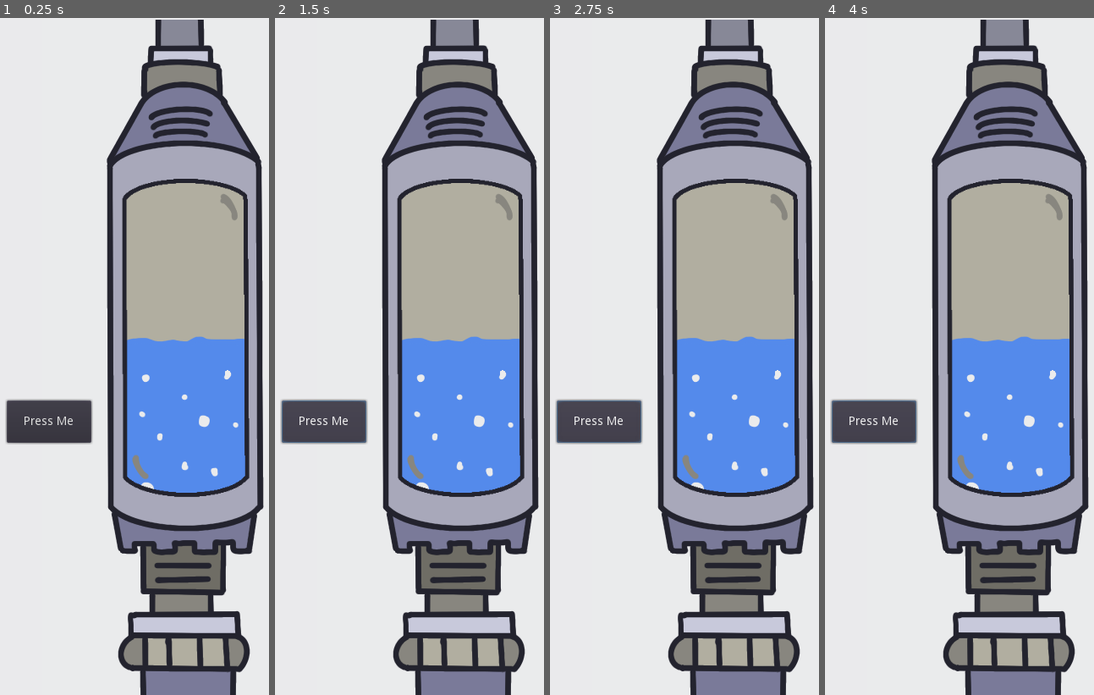
Above: before the commit, frames 1-4 (left to right).
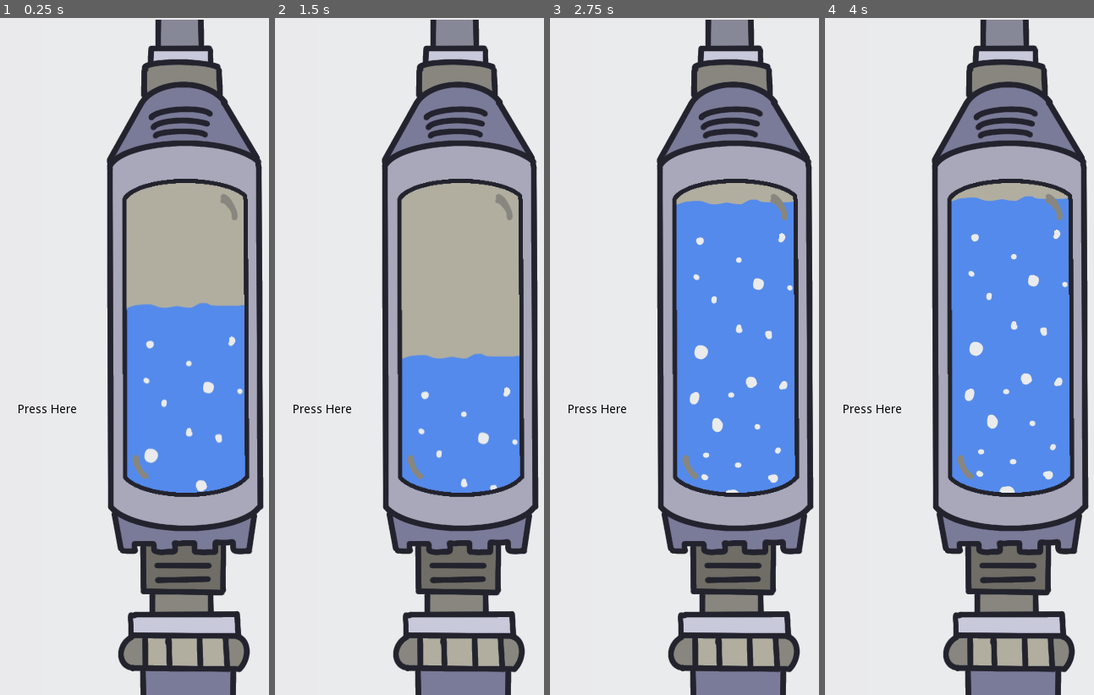
Above: after the commit, the same moments.

Repository: esburch/coolant-stabilizer
Game: Godot game, scene res://main.tscn
The game is run twice, just before and just after one commit, with the same random seed, the same clock (stepped at 60 frames per second) and the same inputs.
Inputs (mouse positions are in pixels of both pictures, inside the frame that each line leads up to):
- Up to frame 1 (0.25 s): no input
- Up to frame 2 (1.5 s): click (323, 424) at 0.5 s, where only the run before the commit has a clickable "Press Me"; tap Enter at 1.25 s; hold W (Up, bound only after the commit) from 1.28 s (still down)
- Up to frame 3 (2.75 s): keep holding W (Up, bound only after the commit); tap Enter at 2 s
- Up to frame 4 (4 s): keep holding W (Up, bound only after the commit); tap Enter at 2.75, 3.5 s

The runs differ from the first frame. In frame 1, 5.0% of the frame differs, in the area x 1-91%, y 42-70%; in frame 2, 3.8%; in frame 3, 12%; in frame 4, 12%, in the area x 1-91%, y 26-71%.

Commit message:
Add initial gameplay

Diff:
--- /dev/null
+++ b/Coolant.gd
@@ -0,0 +1,19 @@
+extends KinematicBody2D
+
+const VELOCITY: float = -15.0
+var velocity = Vector2.ZERO
+
+var gravity = ProjectSettings.get_setting("physics/2d/default_gravity")
+var top_bounds
+var bot_bounds
+
+func _physics_process(delta):
+	if not is_on_floor():
+		velocity.y += gravity * delta
+
+	if Input.is_action_pressed("Up"):
+		velocity.y += VELOCITY
+
+	var collision = move_and_collide(velocity * delta)
+	if collision:
+		velocity = velocity.bounce(collision.get_normal()) * 0.4
--- /dev/null
+++ b/Coolant.tscn
@@ -0,0 +1,22 @@
+[gd_scene load_steps=4 format=2]
+
+[ext_resource path="res://Coolant.gd" type="Script" id=1]
+[ext_resource path="res://art/Untitled_Artwork-2.png" type="Texture" id=2]
+
+[sub_resource type="RectangleShape2D" id=1]
+extents = Vector2( 81, 22.5 )
+
+[node name="Coolant" type="KinematicBody2D"]
+position = Vector2( 88, 84 )
+script = ExtResource( 1 )
+__meta__ = {
+"_edit_group_": true
+}
+
+[node name="Sprite" type="Sprite" parent="."]
+physics_interpolation_mode = 2
+texture = ExtResource( 2 )
+
+[node name="CollisionShape2D" type="CollisionShape2D" parent="."]
+position = Vector2( -8, -93.5 )
+shape = SubResource( 1 )
--- a/main.gd
+++ b/main.gd
@@ -1,5 +1,4 @@
-extends Control
-
+extends Node2D
 
 # Declare member variables here. Examples:
 # var a = 2
@@ -14,7 +13,3 @@
 # Called every frame. 'delta' is the elapsed time since the previous frame.
 #func _process(delta):
 #	pass
-
-
-func _on_Button_button_down():
-	pass # Replace with function body.
--- a/main.tscn
+++ b/main.tscn
@@ -1,13 +1,16 @@
-[gd_scene load_steps=5 format=2]
+[gd_scene load_steps=7 format=2]
 
 [ext_resource path="res://main.gd" type="Script" id=1]
 [ext_resource path="res://art/Untitled_Artwork-3.png" type="Texture" id=2]
 [ext_resource path="res://art/Untitled_Artwork-1.png" type="Texture" id=3]
-[ext_resource path="res://art/Untitled_Artwork-2.png" type="Texture" id=4]
+[ext_resource path="res://Coolant.tscn" type="PackedScene" id=4]
 
-[node name="Control" type="Control"]
-anchor_right = 1.0
-anchor_bottom = 1.0
+[sub_resource type="RectangleShape2D" id=1]
+extents = Vector2( 102.5, 10 )
+
+[sub_resource type="RectangleShape2D" id=2]
+
+[node name="Control" type="Node2D"]
 script = ExtResource( 1 )
 
 [node name="ColorRect" type="ColorRect" parent="."]
@@ -19,19 +22,35 @@
 position = Vector2( 256, 400 )
 texture = ExtResource( 3 )
 
-[node name="Coolant" type="Sprite" parent="."]
-position = Vector2( 252, 490 )
-texture = ExtResource( 4 )
+[node name="Coolant" parent="." instance=ExtResource( 4 )]
+position = Vector2( 257, 447 )
 
 [node name="CoolantPipe" type="Sprite" parent="."]
 position = Vector2( 258, 402 )
 texture = ExtResource( 2 )
 
-[node name="Button" type="Button" parent="."]
-margin_left = 36.0
-margin_top = 452.0
-margin_right = 136.0
-margin_bottom = 502.0
-text = "Press Me"
+[node name="StaticBody2D" type="StaticBody2D" parent="."]
 
-[connection signal="button_down" from="Button" to="." method="_on_Button_button_down"]
+[node name="Top" type="CollisionShape2D" parent="StaticBody2D"]
+position = Vector2( 248, 198 )
+shape = SubResource( 1 )
+
+[node name="Bottom" type="CollisionShape2D" parent="StaticBody2D"]
+position = Vector2( 254, 563 )
+shape = SubResource( 1 )
+
+[node name="CanvasLayer" type="CanvasLayer" parent="."]
+
+[node name="TouchScreenButton" type="TouchScreenButton" parent="CanvasLayer"]
+position = Vector2( 36, 405 )
+scale = Vector2( 5, 5 )
+shape = SubResource( 2 )
+action = "Up"
+
+[node name="Label" type="Label" parent="CanvasLayer"]
+margin_left = 49.0
+margin_top = 456.0
+margin_right = 119.0
+margin_bottom = 470.0
+custom_colors/font_color = Color( 0, 0, 0, 1 )
+text = "Press Here"
--- a/project.godot
+++ b/project.godot
@@ -23,6 +23,23 @@
 
 common/drop_mouse_on_gui_input_disabled=true
 
+[input]
+
+Up={
+"deadzone": 0.5,
+"events": [ Object(InputEventKey,"resource_local_to_scene":false,"resource_name":"","device":0,"alt":false,"shift":false,"control":false,"meta":false,"command":false,"pressed":false,"scancode":0,"physical_scancode":87,"unicode":0,"echo":false,"script":null)
+ ]
+}
+Down={
+"deadzone": 0.5,
+"events": [ Object(InputEventKey,"resource_local_to_scene":false,"resource_name":"","device":0,"alt":false,"shift":false,"control":false,"meta":false,"command":false,"pressed":false,"scancode":0,"physical_scancode":83,"unicode":0,"echo":false,"script":null)
+ ]
+}
+
+[input_devices]
+
+pointing/emulate_touch_from_mouse=true
+
 [physics]
 
 common/enable_pause_aware_picking=true
Binary file added: art/key-board-arrow.png
Not shown, added: art/key-board-arrow.png.import
Not shown, added: release/Coolant-Stabilizer.apple-touch-icon.png.import
Not shown, added: release/Coolant-Stabilizer.icon.png.import
Not shown, added: release/Coolant-Stabilizer.png.import
